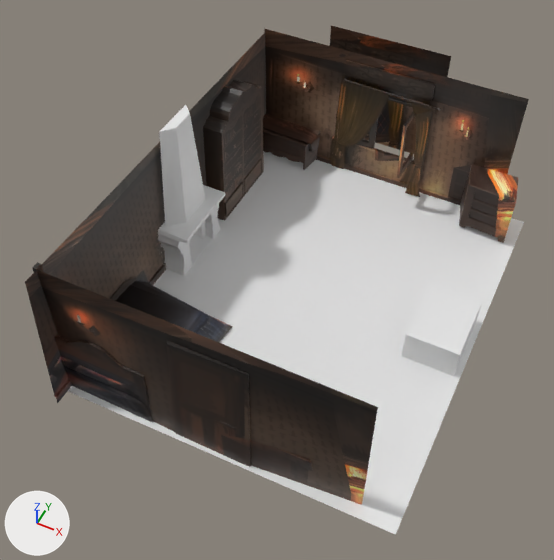
The Blender file sourceData/mainRoom.blend, before and after one commit.
One viewpoint serves both versions: a 50 mm camera at (9.1, -18.9, 23.4) aimed at (0.5, -1.7, 2.0). The lights are fixed; the arrows at lower left show +X, +Y and +Z.

Script lines for the objects in view, before the commit:
```python
me_cube_004 = bpy.data.meshes.new('Cube.004')
me_cube_004.from_pydata(...)  # 159 vertices, 144 faces; spans x -4.75..-0.69, y -8.12..-2.85, z 0.05..2.2
me_cube_004.polygons.foreach_set('use_smooth', [True] * 144)
me_cube_004.materials.append(mat_bgleft)
me_cube_008 = bpy.data.meshes.new('Cube.008')
me_cube_008.from_pydata(...)  # 342 vertices, 340 faces; spans x 0.14..1.0, y -2.08..1.66, z -0.86..4.54
me_cube_008.materials.append(mat_bgright)
me_plane_008 = bpy.data.meshes.new('Plane.008')
me_plane_008.from_pydata(...)  # 216 vertices, 187 faces; spans x -4.9..7.8, y -11.2..4.9, z 0.0
me_plane_008.materials.append(mat_screen)  # white #e7e7e7
ob_cube_004 = bpy.data.objects.new('Cube.004', me_cube_004)
ob_cube_004.location = (0.0, 0.0, 0.0)
ob_cube_020 = bpy.data.objects.new('Cube.020', me_cube_008)
ob_cube_020.location = (-4.84, 3.98, 0.92)
ob_plane_006 = bpy.data.objects.new('Plane.006', me_plane_008)
ob_plane_006.location = (0.07, 2.83, 0.02)
# also in view: 'Plane.007' at (1.3, -7.9, 2.6); 'Plane.001' at (-3.3, 7.0, 1.4); 'Plane.009' at (-3.1, -8.0, 1.9); 'Cube.005' at (-4.2, -0.1, 4.4); 'Cube.011' at (-4.7, -4.7, 3.0)
```
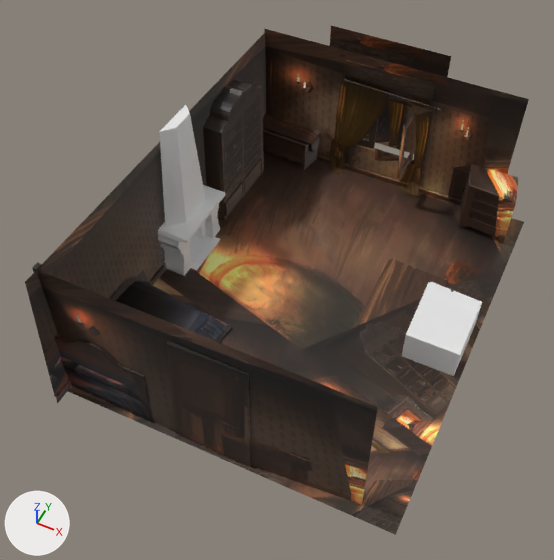
Boxes (x1, y1, x2, y2) around the edits, measured in the pictures (554 x 560 px):
'Plane.006', recoloured
    both: (68, 151, 524, 535)

Patch to the scene script:
```diff
--- a/sourceData/mainRoom.blend.py
+++ b/sourceData/mainRoom.blend.py
@@ me_plane_008 @@
 me_plane_008.from_pydata(...)  # 216 vertices, 187 faces; spans x -4.9..7.8, y -11.2..4.9, z 0.0
-me_plane_008.materials.append(mat_screen)  # white #e7e7e7
+me_plane_008.materials.append(mat_bgright)
```
